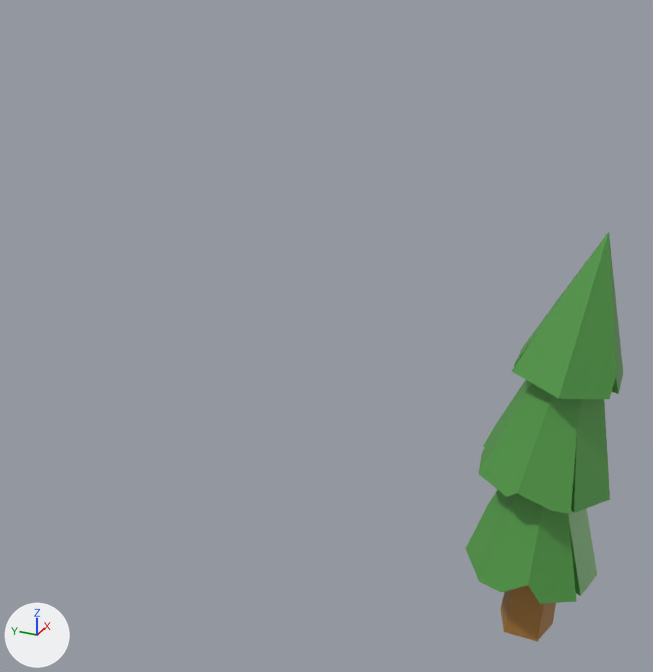
Two versions of the FBX model Ejercicio2/Content/MisAssets/FBX/Trees/Tree_1.fbx, one commit apart.
The view is the same before and after, from a 50 mm lens placed at (1.1, -2.72, 5.55), pointed at (7.53, 0.17, 2.33). Arrows for +X, +Y and +Z are at lower left; the lights stay in place.
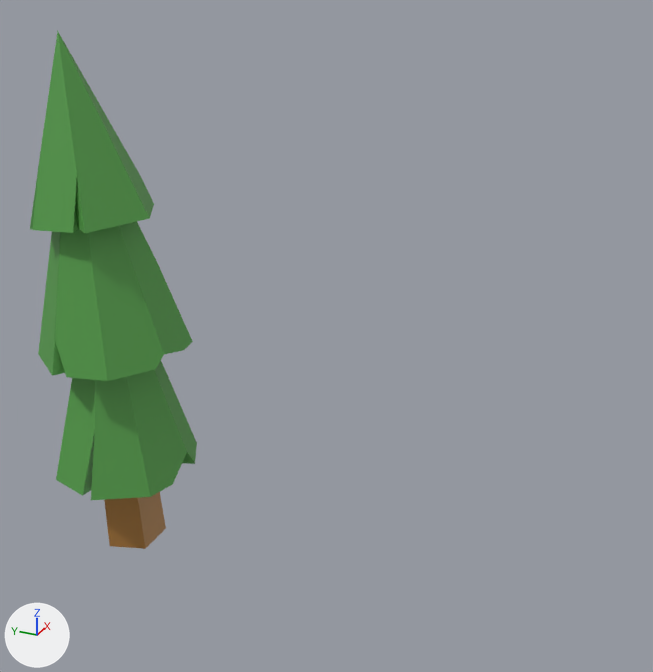
Boxes [x1, y1, x2, y2] around the edits, measured in the pictures (653 x 672 px; the box of a moved part takes in the faces that stretch with it):
'Cone.005', reshaped, moved, turned, rescaled
    before: [465, 232, 623, 641]
    after: [30, 31, 197, 549]
part 1 of me_cone_015, moved or reshaped
    before: [501, 585, 556, 641]
    after: [104, 492, 166, 549]
part 2 of me_cone_015, moved or reshaped
    before: [512, 232, 623, 399]
    after: [30, 31, 154, 233]
part 3 of me_cone_015, moved or reshaped
    before: [479, 380, 610, 514]
    after: [38, 222, 193, 381]
part 4 of me_cone_015, moved or reshaped
    before: [465, 489, 597, 604]
    after: [56, 361, 197, 500]

What changed in the scene script:
```text
Change me_cone_015:
    where me_cone_015.from_pydata(...)  # 110 vertices, 97 faces; spans x -56.0..53.0, y -19.0..352.0, z -57.0..57.0
    used by ob_cone_005; location = (7.64, -1.74, 0.0); rotation_euler = (1.571, 0.0, -3.142), in degrees (90, 0, -180); scale = (0.01, 0.01, 0.01)
    me_cone_015 part 1: the loose piece of 10 vertices spanning x -25.0..21.0, y -19.0..295.0, z -31.0..24.0 is multiplied about the mesh origin by the matrix ((-0.001, -0.001, -0.013), (-0.013, 0.001, 0.001), (0.001, 0.013, -0.001))
    me_cone_015 part 2: the loose piece of 26 vertices spanning x -46.0..46.0, y 231.0..352.0, z -51.0..30.0 is multiplied about the mesh origin by the matrix ((-0.001, -0.002, -0.013), (-0.013, 0.001, 0.0), (0.001, 0.013, -0.002))
    me_cone_015 part 3: the loose piece of 34 vertices spanning x -56.0..53.0, y 137.0..320.0, z -57.0..54.0 is multiplied about the mesh origin by the matrix ((-0.001, -0.001, -0.013), (-0.013, 0.001, 0.0), (0.001, 0.013, -0.001))
    me_cone_015 part 4: the loose piece of 40 vertices spanning x -56.0..51.0, y 46.0..228.0, z -55.0..57.0 is multiplied about the mesh origin by the matrix ((-0.001, -0.001, -0.013), (-0.013, 0.0, 0.001), (0.0, 0.013, -0.001))
Change ob_cone_005:
    ob_cone_005.rotation_euler: (1.571, 0.0, -3.142) -> (0.0, 0.0, 0.0)  # degrees (90, 0, -180) -> degrees (0, 0, 0)
    ob_cone_005.scale: (0.01, 0.01, 0.01) -> (1.0, 1.0, 1.0)
    ob_cone_005.location: (7.64, -1.74, 0.0) -> (7.35, 2.27, 0.0)
```
